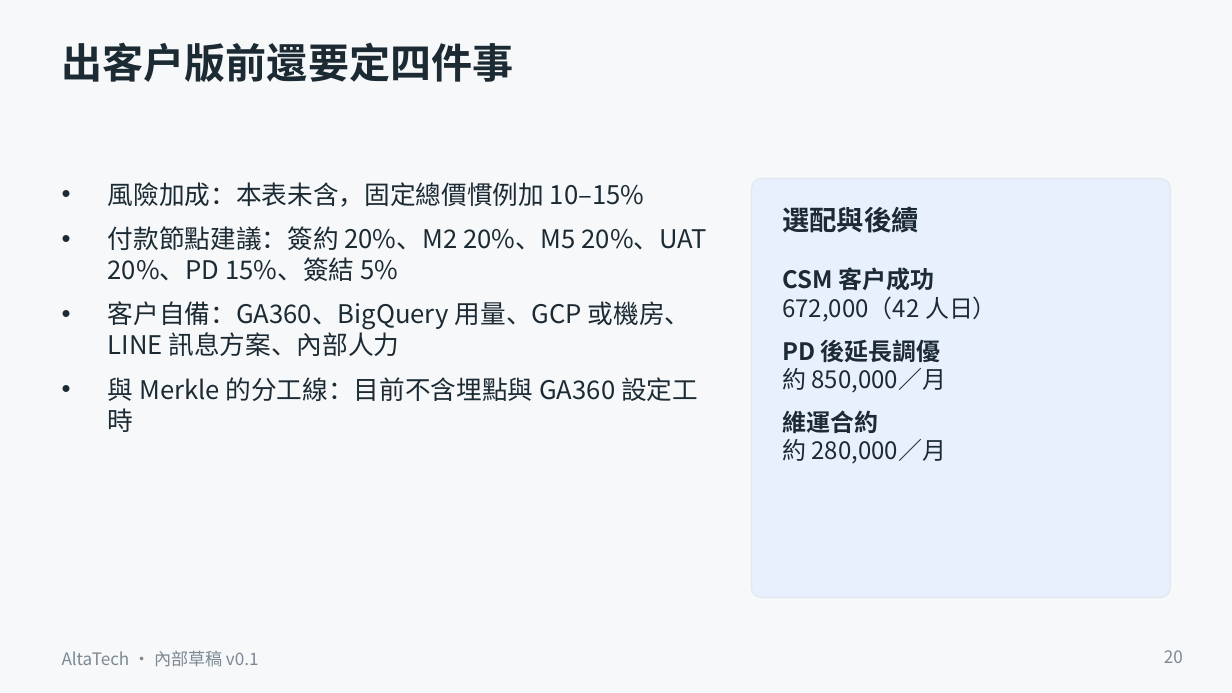
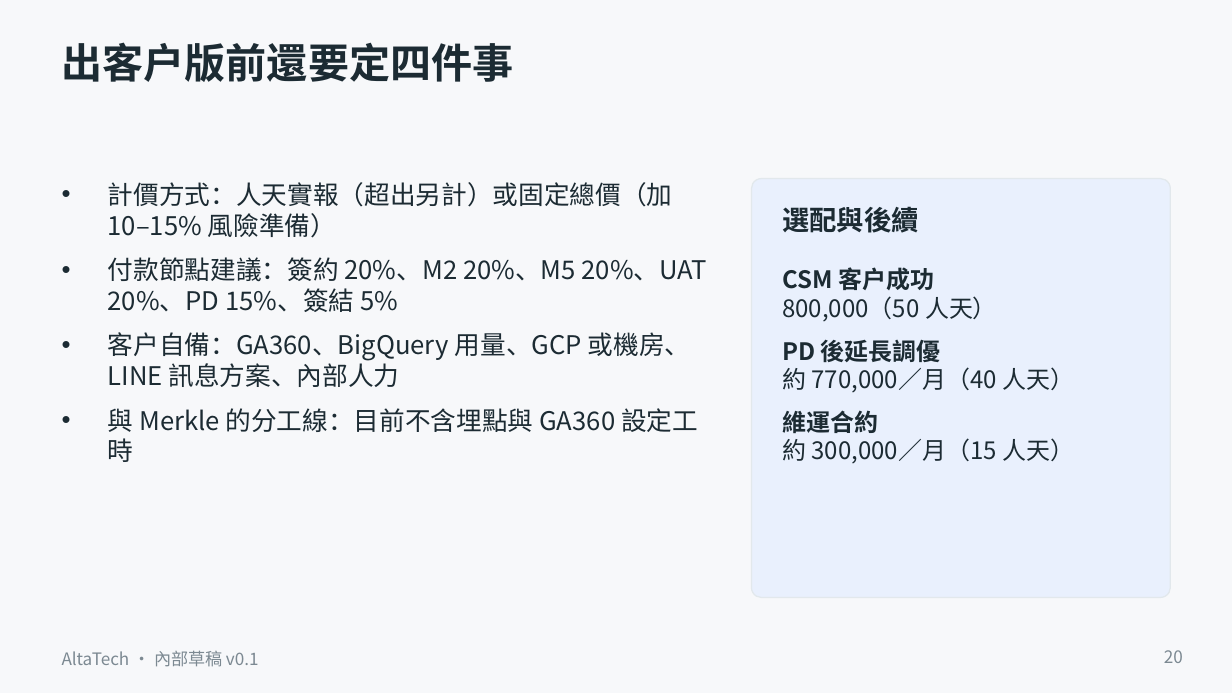
Before and after one commit to ALTA-TECH2025/altatech-dmp, a slide deck: slide 20 of docs/decks/sinopac-dmp-proposal-v0.1.pptx. Drawn at 1232x693 pixels with LibreOffice and Linux fonts; fonts in the diff are those of the drawing. Boxes give left, top, right and bottom in pixels: in the first picture for what was removed or moved away, otherwise in the second. Text is boxed around its words. In the diff, an @@ line names an element or a change of style, - is before the commit and + after.

```diff
--- a/docs/decks/sinopac-dmp-proposal-v0.1.pptx
+++ b/docs/decks/sinopac-dmp-proposal-v0.1.pptx
@@ text at (x1=108, y1=182, x2=673, y2=238): text changed @@
-• 風險加成：本表未含，固定總價慣例加 10–15%
+• 計價方式：人天實報（超出另計）或固定總價（加 10–15% 風險準備）
@@ text at (x1=782, y1=296, x2=997, y2=321): text changed @@
-672,000（42 人日）
+800,000（50 人天）
@@ text at (x1=782, y1=367, x2=1074, y2=392): text changed @@
-約 850,000／月
+約 770,000／月（40 人天）
@@ text at (x1=782, y1=438, x2=1074, y2=463): text changed @@
-約 280,000／月
+約 300,000／月（15 人天）
```
Also in this commit, not shown: 1 other slide changed, 1 slide added, 1 slide removed, 2 other files.
